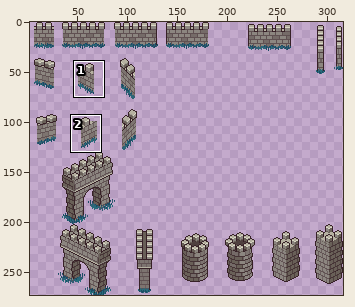
Edited in one commit: sprite sheet (Assets/Sprites/Enviroment/Tiles/WALLS_AND_TOWERS.png). The picture above shows the old version from afar; the outline marks the close-up.
Close-up. The starting point:
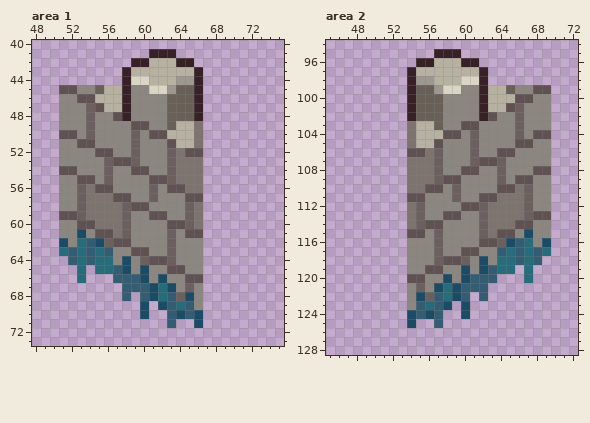
The file is 316x273 pixels. Pixels under 10% opacity are left out. Colours within 5 levels of each other are drawn and written as one. Shown: area 1: x 48..75, y 40..73; area 2: x 45..72, y 94..128. The wide view leaves out empty margins.
And afterwards:
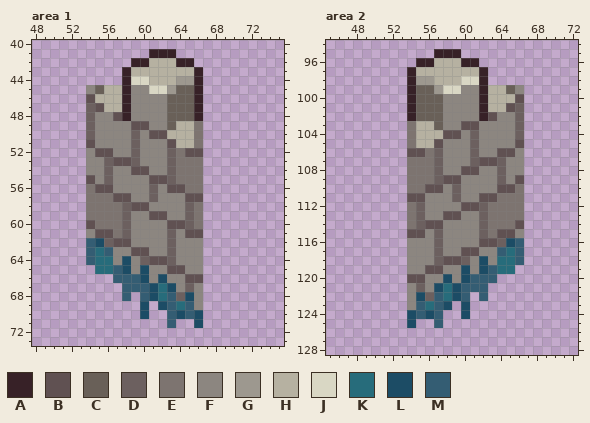
Palette (. is transparent): A #372127  B #605152  C #696058  D #6c605f  E #7d7470  F #8c8680  G #9d988f  H #b6b1a1  J #d9d7c4  K #276c7b  L #1c4c65  M #345d73
The exact change:
Area 1:
y 45: x 51..53 BBF -> ...
y 46: x 51..53 FFB -> ...
y 47..49: x 51..53 FFF -> ...
y 50: x 51..53 BBF -> ...
y 51: x 51..53 FFB -> ...
y 52..53: x 51..53 FFF -> ...
y 54: x 51..53 BBF -> ...
y 55: x 51..53 FFB -> ...
y 56..58: x 51..53 FFD -> ...
y 59: x 51..53 BBD -> ...
y 60: x 51..53 FFB -> ...
y 61: x 51..53 FFL -> ...
y 62: x 51..53 LFK -> ...
y 63: x 51..53 KMK -> ...
y 64: x 52..53 MK -> ..
y 65..66: x 53 K -> .
Area 2:
y 99: x 67..69 FBB -> ...
y 100: x 67..69 BFF -> ...
y 101..103: x 67..69 FFF -> ...
y 104: x 67..69 FBB -> ...
y 105: x 67..69 BFF -> ...
y 106..107: x 67..69 FFF -> ...
y 108: x 67..69 FBB -> ...
y 109: x 67..69 BFF -> ...
y 110..112: x 67..69 DFF -> ...
y 113: x 67..69 DBB -> ...
y 114: x 67..69 BFF -> ...
y 115: x 67..69 LFF -> ...
y 116: x 67..69 KFL -> ...
y 117: x 67..69 KMK -> ...
y 118: x 67..68 KM -> ..
y 119..120: x 67 K -> .
